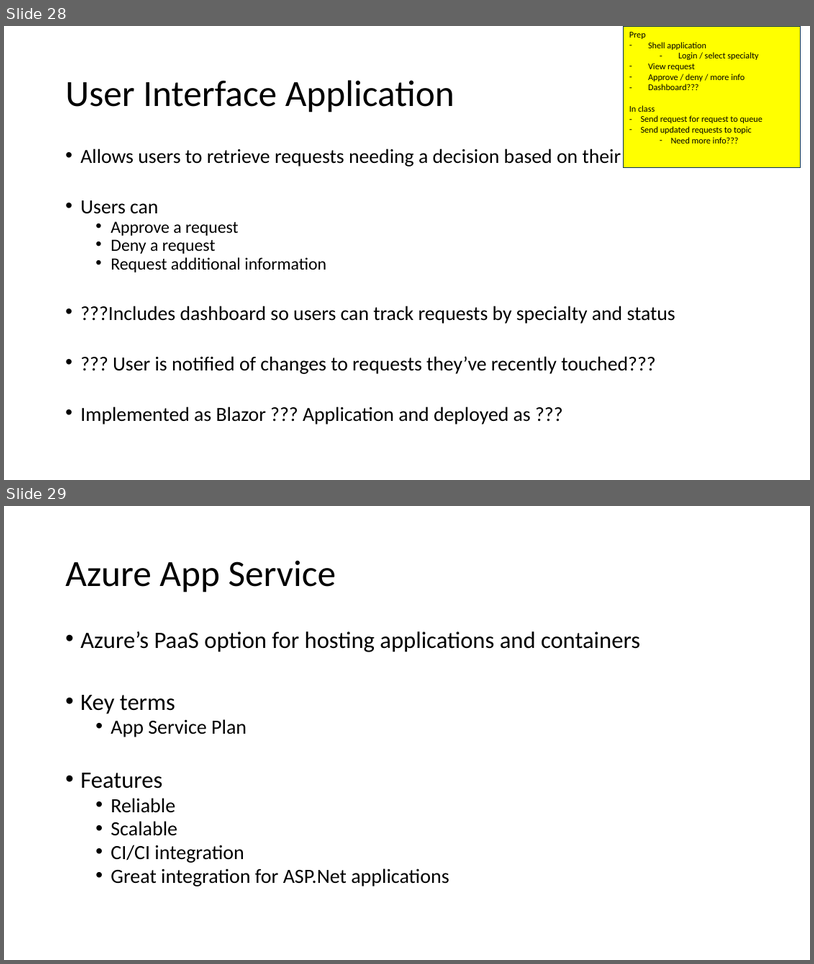
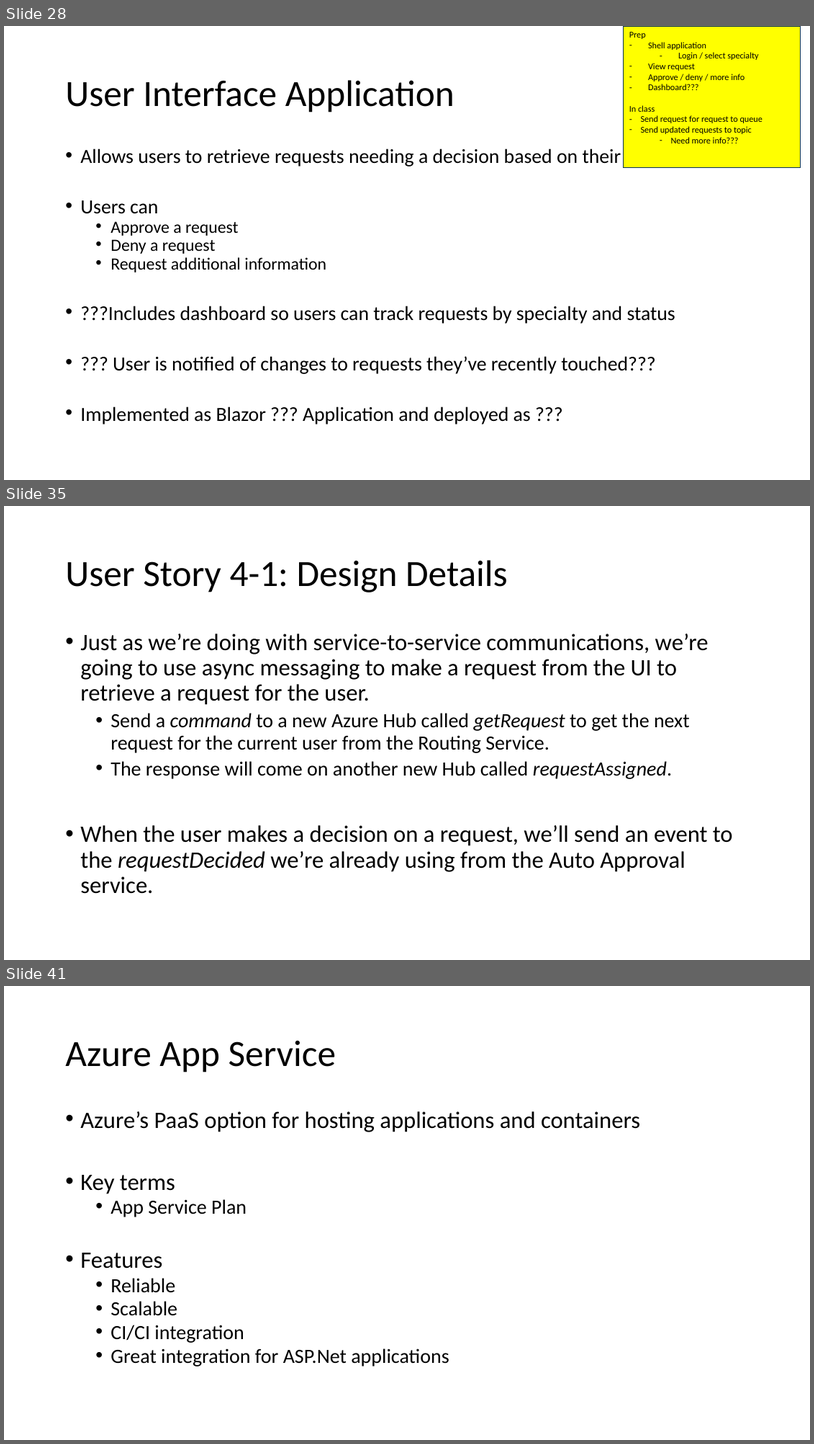
Before and after one commit to scottctr/EdaWorkshop, a slide deck: EventDrivenArchitectureWorkshop.pptx. Shown one above the other, each under a label of ours: slides 28 and 29 before the commit, slides 28, 35 and 41 after it; the slides between them are not shown. The pictures are 814x964 and 814x1444 pixels, drawn with LibreOffice and Linux fonts; fonts in the diff are those of the drawing. Boxes give left, top, right and bottom in pixels: in the first picture for what was removed or moved away, otherwise in the second. Text is boxed around its words. In the diff, an @@ line names an element or a change of style, - is before the commit and + after.

```diff
--- a/EventDrivenArchitectureWorkshop.pptx
+++ b/EventDrivenArchitectureWorkshop.pptx
@@ slide 35 added at box(4, 506, 810, 960), background #FFFFFF @@
@@ title added at box(65, 560, 508, 592), 44 pt, text #000000 @@
+User Story 4-1: Design Details
@@ text added at box(80, 633, 733, 893), 28 pt, text #000000 @@
+• Just as we’re doing with service-to-service communications, we’re going to use async messaging to make a request from the UI to retrieve a request for the user.
+  • Send a command to a new Azure Hub called getRequest to get the next request for the current user from the Routing Service.
+  • The response will come on another new Hub called requestAssigned.
+• When the user makes a decision on a request, we’ll send an event to the requestDecided we’re already using from the Auto Approval service.
@@ what was slide 29 is now slide 41 @@
```
Also in this commit, not shown: 7 slides changed, 11 other slides added, 1 other file.
